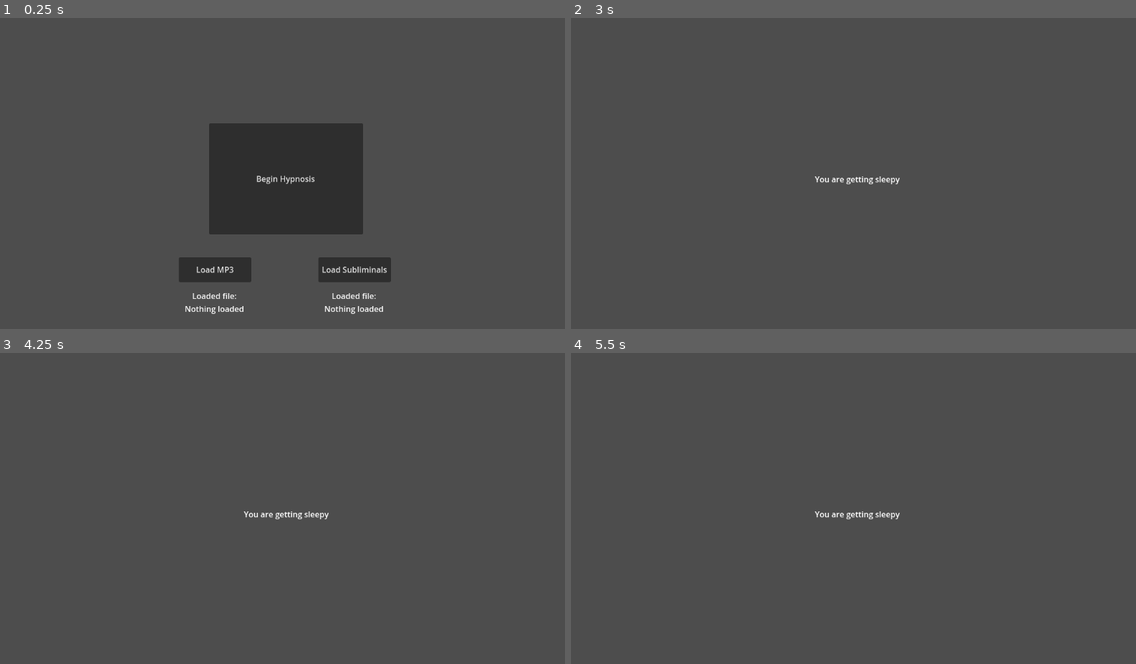
Above: before the commit, frames 1-4 (two rows, left to right).
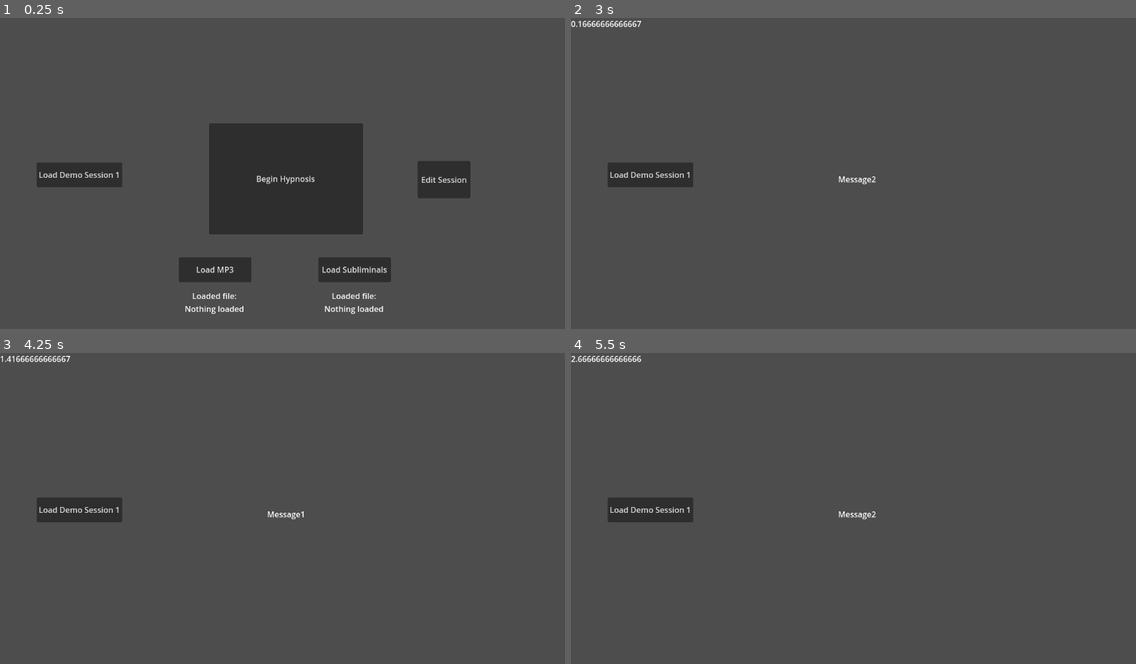
Above: after the commit, the same moments.

Repository: WinterWarp/KeyHypno
Game: Godot game, scene res://Scenes/FirstScene.tscn
Two runs of this game, one before a commit and one after it. Both use one fixed random seed, a clock stepped at 60 frames per second and the inputs below.
Inputs (mouse positions are in pixels of both pictures, inside the frame that each line leads up to):
- Up to frame 1 (0.25 s): no input
- Up to frame 2 (3 s): click (1017, 179) at 0.5 s, where only the run after the commit has a clickable "Edit Session"; click (1102, 33) at 1.25 s, where only the run after the commit has a clickable "Back to Menu"; click (650, 173) at 2 s, where only the run after the commit has a clickable "Load Demo Session 1"; click "Begin Hypnosis" at 2.75 s
- Up to frame 3 (4.25 s): tap Enter at 3.5 s
- Up to frame 4 (5.5 s): tap Space at 4.25 s

The runs differ from the first frame. In frame 1, 2.2% of the frame differs, in the area x 6-84%, y 46-58%; in frame 2, 1.5%; in frame 3, 1.5%; in frame 4, 1.5%.

Commit message:
More session structuring, initial editing scene, demo session

Diff:
--- /dev/null
+++ b/Scenes/EditingScene.tscn
@@ -0,0 +1,44 @@
+[gd_scene load_steps=2 format=3 uid="uid://dcuw6mx1gt4su"]
+
+[ext_resource type="Script" path="res://Scripts/editing_scene.gd" id="1_lwjxk"]
+
+[node name="Node2D" type="Node2D"]
+script = ExtResource("1_lwjxk")
+
+[node name="CanvasLayer" type="CanvasLayer" parent="."]
+
+[node name="AddSubliminalButton" type="Button" parent="CanvasLayer"]
+anchors_preset = 7
+anchor_left = 0.5
+anchor_top = 1.0
+anchor_right = 0.5
+anchor_bottom = 1.0
+offset_left = -118.0
+offset_top = -67.0
+offset_right = -36.0
+offset_bottom = -31.0
+grow_horizontal = 2
+grow_vertical = 0
+text = "New Subliminal"
+
+[node name="BackToMenuButton" type="Button" parent="CanvasLayer"]
+anchors_preset = 1
+anchor_left = 1.0
+anchor_right = 1.0
+offset_left = -137.0
+offset_top = 17.0
+offset_right = -23.0
+offset_bottom = 48.0
+grow_horizontal = 0
+text = "Back to Menu
+"
+
+[node name="Button" type="Button" parent="."]
+offset_left = 435.0
+offset_top = 523.0
+offset_right = 567.0
+offset_bottom = 572.0
+text = "Load Subliminal"
+
+[connection signal="pressed" from="CanvasLayer/AddSubliminalButton" to="." method="_on_add_subliminal_button_pressed"]
+[connection signal="pressed" from="CanvasLayer/BackToMenuButton" to="." method="_on_back_to_menu_button_pressed"]
--- a/Scenes/FirstScene.tscn
+++ b/Scenes/FirstScene.tscn
@@ -1,8 +1,9 @@
-[gd_scene load_steps=4 format=3 uid="uid://bjfb3pjs7xrbf"]
+[gd_scene load_steps=5 format=3 uid="uid://bjfb3pjs7xrbf"]
 
 [ext_resource type="Script" path="res://Scripts/first_scene.gd" id="1_hqyvb"]
 [ext_resource type="Script" path="res://Scripts/select_and_play_audio.gd" id="2_s3swi"]
 [ext_resource type="Script" path="res://Scripts/select_sub_file.gd" id="3_68k5b"]
+[ext_resource type="Script" path="res://Scripts/SessionData.gd" id="4_p33wf"]
 
 [node name="Main" type="Node2D"]
 script = ExtResource("1_hqyvb")
@@ -76,10 +77,32 @@
 access = 2
 script = ExtResource("3_68k5b")
 
+[node name="BeginEditingButton" type="Button" parent="MainMenuUI"]
+offset_left = 841.0
+offset_top = 288.0
+offset_right = 947.0
+offset_bottom = 363.0
+text = "Edit Session"
+
 [node name="SceneContainer" type="Node2D" parent="."]
+
+[node name="EditingSceneContainer" type="Node2D" parent="."]
+
+[node name="SessionData" type="Node" parent="."]
+script = ExtResource("4_p33wf")
+
+[node name="DemoSession1Button" type="Button" parent="."]
+offset_left = 74.0
+offset_top = 291.0
+offset_right = 246.0
+offset_bottom = 341.0
+text = "Load Demo Session 1"
 
 [connection signal="file_selected" from="MainMenuUI/SelectAndPlayAudio" to="MainMenuUI/SelectAndPlayAudio" method="_on_FileDialog_file_selected"]
 [connection signal="pressed" from="MainMenuUI/BeginHypnosisButton" to="." method="_on_begin_hypnosis_pressed"]
 [connection signal="pressed" from="MainMenuUI/LoadMP3Button" to="MainMenuUI/SelectAndPlayAudio" method="_on_load_file_pressed"]
 [connection signal="pressed" from="MainMenuUI/SubFileButton" to="MainMenuUI/SelectSubFile" method="_on_load_file_pressed"]
 [connection signal="file_selected" from="MainMenuUI/SelectSubFile" to="MainMenuUI/SelectSubFile" method="_on_FileDialog_file_selected"]
+[connection signal="pressed" from="MainMenuUI/BeginEditingButton" to="." method="_on_begin_editing_button_pressed"]
+[connection signal="hidden" from="EditingSceneContainer" to="." method="_on_editing_scene_container_hidden"]
+[connection signal="pressed" from="DemoSession1Button" to="." method="_on_demo_session_1_button_pressed"]
--- a/Scenes/HypnoScene.tscn
+++ b/Scenes/HypnoScene.tscn
@@ -1,15 +1,17 @@
-[gd_scene load_steps=4 format=3 uid="uid://cdl3j40ih58fc"]
+[gd_scene load_steps=5 format=3 uid="uid://cdl3j40ih58fc"]
 
 [ext_resource type="Script" path="res://Scripts/hypno_scene.gd" id="1_lcxrx"]
 [ext_resource type="Script" path="res://Scripts/SessionData.gd" id="1_v57hd"]
 [ext_resource type="Script" path="res://Scripts/subliminal.gd" id="2_byw8y"]
+[ext_resource type="Script" path="res://Scripts/session_canvas.gd" id="2_hltvx"]
 
 [node name="HypnoScene" type="Node2D"]
 script = ExtResource("1_lcxrx")
 
-[node name="CanvasLayer" type="CanvasLayer" parent="."]
+[node name="SessionCanvas" type="CanvasLayer" parent="."]
+script = ExtResource("2_hltvx")
 
-[node name="sub" type="Label" parent="CanvasLayer"]
+[node name="sub" type="Label" parent="SessionCanvas"]
 anchors_preset = 8
 anchor_left = 0.5
 anchor_top = 0.5
@@ -26,6 +28,10 @@
 vertical_alignment = 1
 script = ExtResource("2_byw8y")
 
+[node name="DebugLabel" type="Label" parent="SessionCanvas"]
+offset_right = 40.0
+offset_bottom = 23.0
+
 [node name="Control" type="Control" parent="."]
 layout_mode = 3
 anchors_preset = 0
--- a/Scripts/SessionData.gd
+++ b/Scripts/SessionData.gd
@@ -1,14 +1,17 @@
+class_name SessionData
 extends Node
 
+var SubliminalClass = preload("res://Scripts/SessionElement_Subliminal.gd")
+
 var _elements : Array[SessionElement]
-var SubliminalClass = preload("res://Scripts/SessionElement_Subliminal.gd")
 var _paused : bool = true
 var _global_time : float = 0.0
 
 func _ready() -> void:
-	_elements.append(SubliminalClass.new())
-	var TestSub = _elements[0]
-	TestSub._end_time = 3.0
+	pass
+
+func begin_session():
+	_global_time = 0.0
 	_paused = false
 
 func _process(delta: float) -> void:
@@ -25,4 +28,21 @@
 				element._begin_element()
 				element._process_element(_global_time - element.get_start_time())
 		has_incomplete_element = has_incomplete_element || element.is_element_active || _global_time < element.get_start_time()
-	# TODO: end session if has_incomplete_element is false.
+	if !has_incomplete_element:
+		_paused = true
+
+func add_element(new_element: SessionElement):
+	_elements.append(new_element)
+
+func add_element_of_class(new_element_class : Resource) -> SessionElement:
+	var new_element = new_element_class.new()
+	add_element(new_element)
+	return new_element
+
+func reset_and_clear():
+	_paused = true
+	_global_time = 0.0
+	_elements.clear()
+
+func get_active_elements():
+	return _elements.filter(func(element : SessionElement): return element.is_element_active())
--- a/Scripts/SessionElement_Subliminal.gd
+++ b/Scripts/SessionElement_Subliminal.gd
@@ -2,23 +2,55 @@
 extends SessionElement
 
 var _messages : Array[String];
+var _time_per_message : float
+var _time_since_message_change : float
+var _message_index : int
 
 func _begin_element():
 	super._begin_element()
+	_message_index = -1
+	_randomise_message_index()
+	_time_since_message_change = 0.0
 	#load_file("TestSave.hypsav")
 	#save_file("TestSave2.hypsav")
 	print("subliminal started")
+	if !_messages.is_empty():
+		print(_messages[0])
 
 func _process_element(delta : float):
 	#print("subliminal tick")
 	var StillRunning = super._process_element(delta)
 	if !StillRunning:
 		return false
+	_time_since_message_change += delta
+	if _time_since_message_change > _time_per_message:
+		_time_since_message_change -= _time_per_message
+		_randomise_message_index()
 	return true
 
 func _end_element():
 	super._end_element()
 	print("subliminal ended")
+
+func _randomise_message_index():
+	if _messages.is_empty():
+		return
+
+	if _message_index == -1:
+		# No message chosen yet, choose any
+		_message_index = randi_range(0, _messages.size() - 1)
+	else:
+		# Don't choose the same message that's currently chosen
+		var new_message_index = randi_range(0, _messages.size() - 2)
+		if new_message_index >= _message_index:
+			new_message_index = new_message_index + 1
+		_message_index = new_message_index
+
+func get_current_message():
+	if _message_index == -1:
+		return ""
+	else:
+		return _messages[_message_index]
 
 func save_file(path):
 	var file = FileAccess.open(path, FileAccess.WRITE)
--- /dev/null
+++ b/Scripts/editing_scene.gd
@@ -0,0 +1,27 @@
+class_name EditingScene
+extends Node2D
+
+var open_session_data : SessionData
+
+var SubliminalClass = preload("res://Scripts/SessionElement_Subliminal.gd")
+
+func set_visibility(is_visible: bool):
+	$CanvasLayer.visible = is_visible
+
+
+
+func _on_add_subliminal_button_pressed() -> void:
+	var new_element = SubliminalClass.new()
+	new_element._start_time = 5.0
+	new_element._end_time = 10.0
+	new_element._messages.append("FromEditor")
+	open_session_data.add_element(new_element)
+
+
+func _on_back_to_menu_button_pressed() -> void:
+	print(self)
+	print(get_parent())
+	print(get_parent().get_parent())
+	print(get_parent().visible)
+	get_parent().hide()
+	print(get_parent().visible)
--- a/Scripts/first_scene.gd
+++ b/Scripts/first_scene.gd
@@ -12,8 +12,12 @@
 var HSPlayer: AudioStreamPlayer2D
 var SubLabel
 
+var editing_scene_res : Resource
+var editing_scene : EditingScene
+
 
 const HYPNO_SCENE_PATH = "res://Scenes/HypnoScene.tscn"
+const EDITING_SCENE_PATH = "res://Scenes/EditingScene.tscn"
 
 func _ready():
 	MainMenuUI = $MainMenuUI
@@ -21,6 +25,7 @@
 	SubSelectedLabel = $MainMenuUI/SubSelectedLabel
 	SceneContainer = $SceneContainer
 	ResourceLoader.load_threaded_request(HYPNO_SCENE_PATH)
+	ResourceLoader.load_threaded_request(EDITING_SCENE_PATH)
 
 func startHypno():
 	if SceneContainer.get_child_count() == 0:
@@ -38,7 +43,17 @@
 	loadSubFromPath(selectedSubPath)
 	HSPlayer.play()
 	MainMenuUI.visible = false
+	HypnoScene.active_session_data = $SessionData
+	HypnoScene.active_session_data.begin_session()
+	HypnoScene.HSCanvasLayer.session_data = $SessionData
 
+func start_editing():
+	editing_scene_res = ResourceLoader.load_threaded_get(EDITING_SCENE_PATH)
+	editing_scene = editing_scene_res.instantiate()
+	editing_scene.open_session_data = $SessionData
+	$EditingSceneContainer.add_child(editing_scene)
+	editing_scene.set_visibility(true)
+	MainMenuUI.visible = false
 
 func setAudioPath(path):
 	selectedAudioPath = path
@@ -73,10 +88,12 @@
 
 
 func gotoMainMenu():
-	HypnoScene.set_visibility(false)
+	if(HypnoScene):
+		HypnoScene.set_visibility(false)
+	editing_scene.set_visibility(false)
 	MainMenuUI.visible = true
 	print(SceneContainer.get_child_count(), " ", SceneContainer.get_children())
-	SceneContainer.get_child(0).visible = false
+	#SceneContainer.get_child(0).visible = false
 
 func exit():
 	get_tree().root.propagate_notification(NOTIFICATION_WM_CLOSE_REQUEST)
@@ -91,3 +108,32 @@
 
 func _on_play_finished():
 	gotoMainMenu()
+
+func _on_begin_editing_button_pressed():
+	start_editing()
+
+
+func _on_editing_scene_container_hidden() -> void:
+	gotoMainMenu()
+
+
+func _on_demo_session_1_button_pressed() -> void:
+	var session_data : SessionData = $SessionData
+	session_data.reset_and_clear()
+	var new_subliminal : SessionElement_Subliminal
+
+	new_subliminal = session_data.add_element_of_class(session_data.SubliminalClass)
+	new_subliminal._start_time = 0.0
+	new_subliminal._end_time = 5.0
+	new_subliminal._time_per_message = 1.0
+	new_subliminal._messages.append("Message1")
+	new_subliminal._messages.append("Message2")
+	new_subliminal._messages.append("Message3")
+
+	new_subliminal = session_data.add_element_of_class(session_data.SubliminalClass)
+	new_subliminal._start_time = 5.0
+	new_subliminal._end_time = 10.0
+	new_subliminal._time_per_message = 0.5
+	new_subliminal._messages.append("Message4")
+	new_subliminal._messages.append("Message5")
+	new_subliminal._messages.append("Message6")
--- a/Scripts/hypno_scene.gd
+++ b/Scripts/hypno_scene.gd
@@ -1,10 +1,13 @@
 extends Node2D
 var HSCanvasLayer: CanvasLayer
 var HSControl: Control
+var HSSessionData: SessionData
+var active_session_data: SessionData
 
 func _ready():
-	HSCanvasLayer = $CanvasLayer
+	HSCanvasLayer = $SessionCanvas
 	HSControl = $Control
+	HSSessionData = $Session
 
 func set_visibility(is_visible: bool):
 	HSCanvasLayer.visible = is_visible
--- /dev/null
+++ b/Scripts/session_canvas.gd
@@ -0,0 +1,31 @@
+extends CanvasLayer
+
+var session_data : SessionData
+var subliminal_label : Label
+var debug_label : Label
+
+func _ready():
+	subliminal_label = $sub
+	debug_label = $DebugLabel
+
+func _process(delta : float):
+	if session_data != null:
+		draw_session()
+
+func draw_session():
+	var active_elements : Array[SessionElement] = session_data.get_active_elements()
+	var active_subliminals = active_elements.filter(
+			func(element : SessionElement): return element is SessionElement_Subliminal)
+	if active_subliminals.is_empty():
+		subliminal_label.visible = false
+	else:
+		subliminal_label.visible = true
+		subliminal_label.text = active_subliminals[0].get_current_message()
+	var debug_string : String = "%s" % session_data._global_time
+	debug_label.text = debug_string
+
+	#for session_element : SessionElement in active_elements:
+		#if(session_element is SessionElement_Subliminal):
+			#draw_subliminal(session_element)
+
+#func draw_subliminal(var subliminal : SessionElement):
